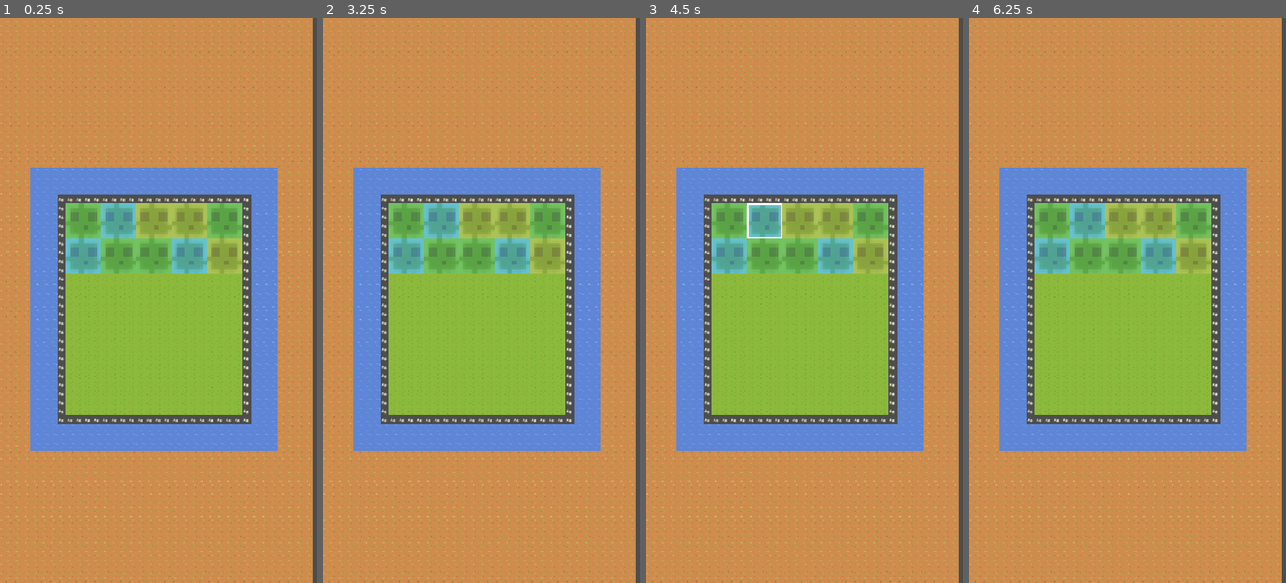
Above: before the commit, frames 1-4 (left to right).
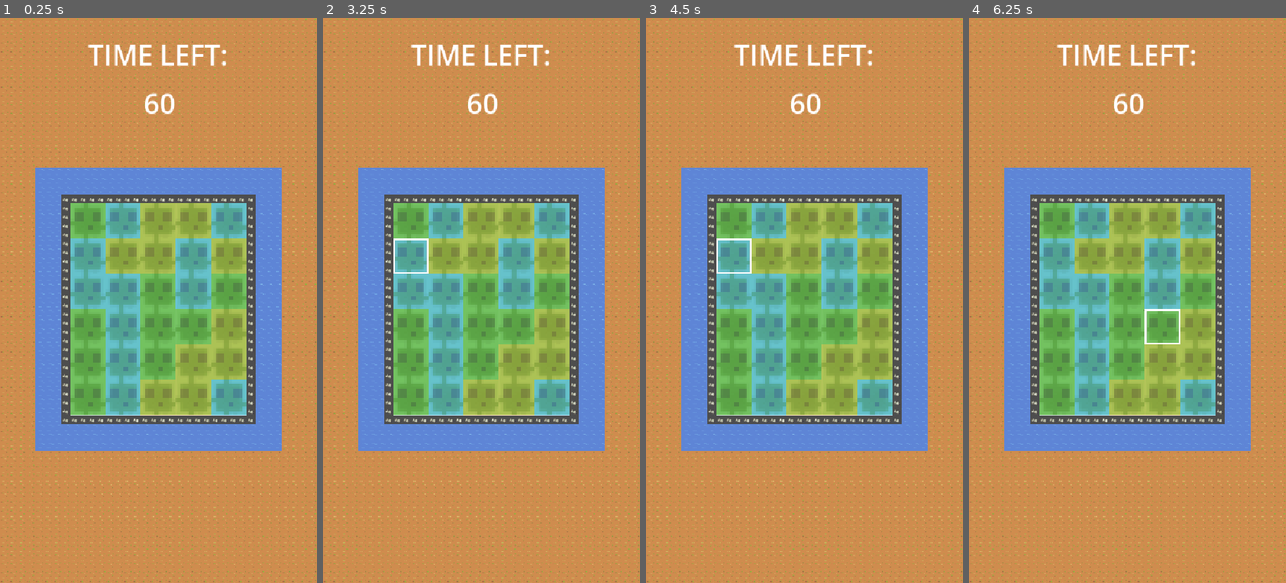
Above: after the commit, the same moments.

Repository: EliJ0y/Slime-Slider
Game: Godot game, scene res://Scenes/Levels/level_1.tscn
Same seed, same stepped clock (60 frames per second), same inputs: the game is played once before the commit and once after it.
Inputs (mouse positions are in pixels of both pictures, inside the frame that each line leads up to):
- Up to frame 1 (0.25 s): no input
- Up to frame 2 (3.25 s): click (405, 221) at 0.52 s; tap Enter at 1.25, 2.75 s; move the mouse to (551, 272) at 1.27 s; hold D (right) 1.28-2.03 s; tap Alt at 1.35, 2.85 s; click (551, 272) at 1.42 s; tap Space at 2 s; move the mouse to (418, 328) at 2.02 s; hold S (down) 2.03-2.78 s; tap Shift at 2.1 s; move the mouse to (513, 176) at 2.77 s; hold D (right) from 2.78 s (still down)
- Up to frame 3 (4.5 s): tap Space at 3.5 s; move the mouse to (788, 413) at 3.52 s; release D (right) at 3.53 s; hold W (up) 3.53-4.28 s; tap Shift at 3.6 s; click (788, 413) at 3.67 s; move the mouse to (899, 385) at 4.27 s; hold A (left) from 4.28 s (still down); tap Alt at 4.35 s
- Up to frame 4 (6.25 s): tap Enter at 5 s; move the mouse to (1032, 215) at 5.02 s; tap Shift at 5.1 s; tap Space at 5.75 s; move the mouse to (1143, 300) at 5.77 s; release A (left) at 5.78 s; hold S (down) from 5.78 s (still down); tap Alt at 5.85 s; click (1143, 300) at 5.92 s

The runs differ from the first frame. In frame 1, 30% of the frame differs, in the area x 0-100%, y 0-100%; in frame 2, 30%; in frame 3, 30%; in frame 4, 30%.

Commit message:
start of system to generate levels
will make resources for each level
slimes now spawn randomly

Diff:
--- /dev/null
+++ b/slime-slider/Resources/level_1.tres
@@ -0,0 +1,8 @@
+[gd_resource type="Resource" script_class="levels_resource" format=3 uid="uid://ddn5pc76ojmba"]
+
+[ext_resource type="Script" uid="uid://dw33cjmt772pb" path="res://Scripts/levels_resource.gd" id="1_ndbar"]
+
+[resource]
+script = ExtResource("1_ndbar")
+glow_time = 3.0
+metadata/_custom_type_script = "uid://dw33cjmt772pb"
--- a/slime-slider/Scenes/Levels/level_1.tscn
+++ b/slime-slider/Scenes/Levels/level_1.tscn
@@ -1,9 +1,22 @@
 [gd_scene format=4 uid="uid://cvx0s0eefsdkn"]
 
-[ext_resource type="Script" uid="uid://5u5hfbnoid7n" path="res://Scripts/Levels/level_1.gd" id="1_tlcug"]
 [ext_resource type="Texture2D" uid="uid://50iagn18g2o4" path="res://Assets/BaseSet.png" id="2_4dpyx"]
-[ext_resource type="PackedScene" uid="uid://c0klpfbdji3fy" path="res://Scenes/slime.tscn" id="3_3mqfk"]
+[ext_resource type="Resource" uid="uid://ddn5pc76ojmba" path="res://Resources/level_1.tres" id="4_cyadu"]
 [ext_resource type="PackedScene" uid="uid://dwabxrcbtrokp" path="res://Scenes/game_manager.tscn" id="4_iixi8"]
+
+[sub_resource type="GDScript" id="GDScript_3mqfk"]
+script/source = "extends Node2D
+
+
+# Called when the node enters the scene tree for the first time.
+func _ready() -> void:
+	pass # Replace with function body.
+
+
+# Called every frame. 'delta' is the elapsed time since the previous frame.
+func _process(delta: float) -> void:
+	pass
+"
 
 [sub_resource type="TileSetAtlasSource" id="TileSetAtlasSource_3mqfk"]
 texture = ExtResource("2_4dpyx")
@@ -1190,7 +1203,8 @@
 sources/0 = SubResource("TileSetAtlasSource_3mqfk")
 
 [node name="Level 1" type="Node2D" unique_id=1685067880]
-script = ExtResource("1_tlcug")
+position = Vector2(8, 0)
+script = SubResource("GDScript_3mqfk")
 
 [node name="TileMapLayer" type="TileMapLayer" parent="." unique_id=670428057]
 position = Vector2(-328, 144)
@@ -1199,41 +1213,24 @@
 
 [node name="Slimes" type="Node" parent="." unique_id=919596169]
 
-[node name="Slime" parent="Slimes" unique_id=1628136711 instance=ExtResource("3_3mqfk")]
-position = Vector2(152, 368)
-
-[node name="Slime2" parent="Slimes" unique_id=877921317 instance=ExtResource("3_3mqfk")]
-position = Vector2(216, 368)
-slime_colour = 1
-
-[node name="Slime3" parent="Slimes" unique_id=1696226638 instance=ExtResource("3_3mqfk")]
-position = Vector2(280, 368)
-slime_colour = 2
-
-[node name="Slime4" parent="Slimes" unique_id=1487584656 instance=ExtResource("3_3mqfk")]
-position = Vector2(344, 368)
-slime_colour = 2
-
-[node name="Slime5" parent="Slimes" unique_id=1606436373 instance=ExtResource("3_3mqfk")]
-position = Vector2(408, 368)
-
-[node name="Slime6" parent="Slimes" unique_id=593806081 instance=ExtResource("3_3mqfk")]
-position = Vector2(152, 432)
-slime_colour = 1
-
-[node name="Slime7" parent="Slimes" unique_id=938872208 instance=ExtResource("3_3mqfk")]
-position = Vector2(216, 432)
-
-[node name="Slime8" parent="Slimes" unique_id=1756164096 instance=ExtResource("3_3mqfk")]
-position = Vector2(280, 432)
-
-[node name="Slime9" parent="Slimes" unique_id=2074644890 instance=ExtResource("3_3mqfk")]
-position = Vector2(344, 432)
-slime_colour = 1
-
-[node name="Slime10" parent="Slimes" unique_id=1160487204 instance=ExtResource("3_3mqfk")]
-position = Vector2(408, 432)
-slime_colour = 2
-
 [node name="Game Manager" parent="." unique_id=421157100 instance=ExtResource("4_iixi8")]
 position = Vector2(-8, 0)
+level_settings = ExtResource("4_cyadu")
+
+[node name="CanvasLayer" type="CanvasLayer" parent="." unique_id=444327255]
+
+[node name="Time Left label" type="Label" parent="CanvasLayer" unique_id=601772472]
+offset_left = 160.0
+offset_top = 32.0
+offset_right = 414.0
+offset_bottom = 102.0
+theme_override_font_sizes/font_size = 50
+text = "TIME LEFT:"
+
+[node name="Time Left Value" type="Label" parent="CanvasLayer" unique_id=881087175]
+offset_left = 240.0
+offset_top = 120.0
+offset_right = 340.0
+offset_bottom = 190.0
+theme_override_font_sizes/font_size = 50
+horizontal_alignment = 1
--- a/slime-slider/Scripts/Levels/level_1.gd
+++ /dev/null
@@ -1,11 +0,0 @@
-extends Node2D
-
-
-# Called when the node enters the scene tree for the first time.
-func _ready() -> void:
-	pass # Replace with function body.
-
-
-# Called every frame. 'delta' is the elapsed time since the previous frame.
-func _process(delta: float) -> void:
-	pass
--- a/slime-slider/Scripts/game_manager.gd
+++ b/slime-slider/Scripts/game_manager.gd
@@ -1,26 +1,38 @@
 extends Node2D
+
+@export var level_settings: levels_resource
+@onready var slimes_parent_node: Node = $"../Slimes"
+var slime = preload("res://Scenes/slime.tscn")
 
 var slimes: Array
 var controlled_slime
-var pick_glow_interval = 4.0
 
 func _ready() -> void:
+	$"../CanvasLayer/Time Left Value".text = str(level_settings.level_time)
+	spawn_slimes()
 	slimes = $"../Slimes".get_children()
 	for slime in slimes:
 		var slime_button = slime.get_node("Slime Button")
 		slime_button.connect("pressed", on_slime_clicked)
 		slime.connect("stopped_glowing", on_slime_stopped_glowing) #gets the signal from slime.gd
+		slime.glow_time = level_settings.glow_time
 	glowing_slime_cycle()
+
+func spawn_slimes():
+	for x in range(160, 417, 64):
+		for y in range(368, 689, 64):
+			var spawned_slime = slime.instantiate()
+			spawned_slime.position = Vector2(x, y)
+			spawned_slime.slime_colour = randi_range(0, 2)
+			slimes_parent_node.add_child(spawned_slime)
 
 func on_slime_clicked():
 	var clicked_button = get_viewport().gui_get_focus_owner()
 	#need to get the parent to be able to call on_slime_selected() as the script is on the parent node
 	var clicked_slime = clicked_button.get_parent()
-	print("clicked: ", clicked_slime.name, " glowing: ", clicked_slime.is_glowing)
 
 	#checks if slime clicked on is glowing
 	if clicked_slime.is_glowing:
-		print("the slime clicked is glowing")
 		#if there's already a slime being controlled
 		if controlled_slime != null:
 			#unselect that slime
@@ -39,7 +51,7 @@
 func glowing_slime_cycle():
 	#gets called in ready and runs during the level to continually pick new glowing slimes
 	while true:
-		await get_tree().create_timer(pick_glow_interval).timeout
+		await get_tree().create_timer(level_settings.pick_glow_interval).timeout
 		pick_glowing_slimes()
 
 func on_slime_stopped_glowing(slime):
--- /dev/null
+++ b/slime-slider/Scripts/levels_resource.gd
@@ -0,0 +1,9 @@
+extends Resource
+
+class_name levels_resource
+
+@export var slimes_count = 30
+@export var glow_time = 2.0
+@export var pick_glow_interval = 3.0
+@export var level_time = 60
+@export var general_matches = 10
--- a/slime-slider/Scripts/slime.gd
+++ b/slime-slider/Scripts/slime.gd
@@ -70,7 +70,6 @@
 	is_moving = false
 
 func on_slime_selected():
-	print("getting input")
 	set_physics_process(true)
 
 func unselect_slime():
Not shown, removed: slime-slider/Scripts/Levels/level_1.gd.uid
Not shown, added: slime-slider/Scripts/levels_resource.gd.uid
